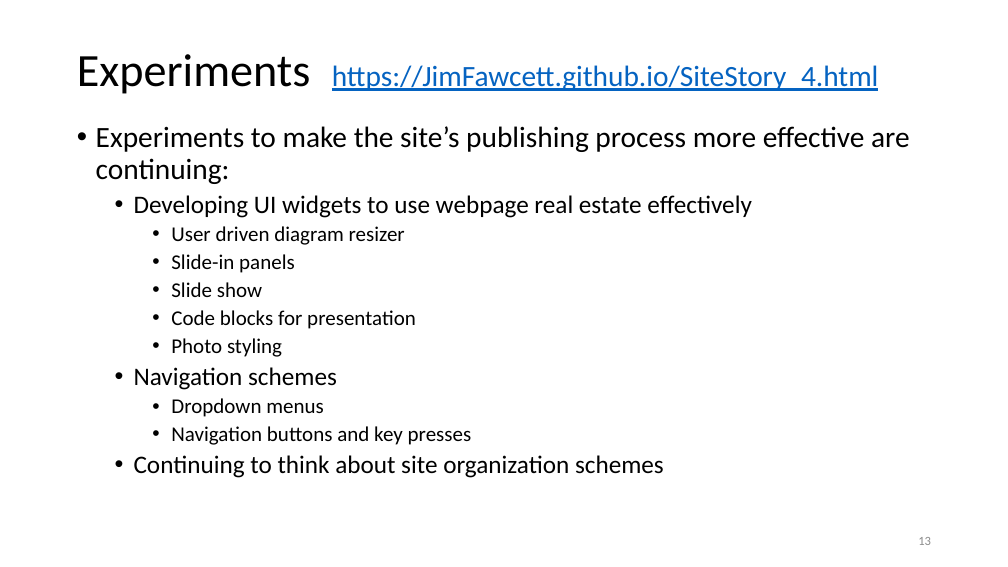
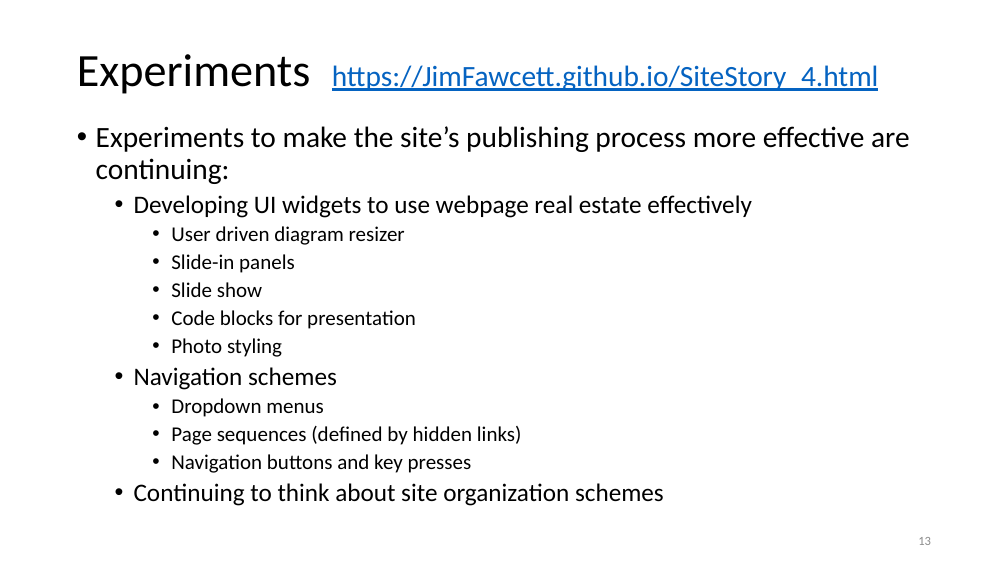
Before and after one commit to JimFawcett/JimFawcett.github.io, a slide deck: slide 13 of Resources/PublishingSourceCode.pptx. Drawn at 1008x567 pixels with LibreOffice and Linux fonts; fonts in the diff are those of the drawing. Boxes give left, top, right and bottom in pixels: in the first picture for what was removed or moved away, otherwise in the second. Text is boxed around its words. In the diff, an @@ line names an element or a change of style, - is before the commit and + after.

```diff
--- a/Resources/PublishingSourceCode.pptx
+++ b/Resources/PublishingSourceCode.pptx
@@ text at (171,426,522,445): paragraph added @@
+    • Page sequences (defined by hidden links)
```
Also in this commit, not shown: 1 other file.
